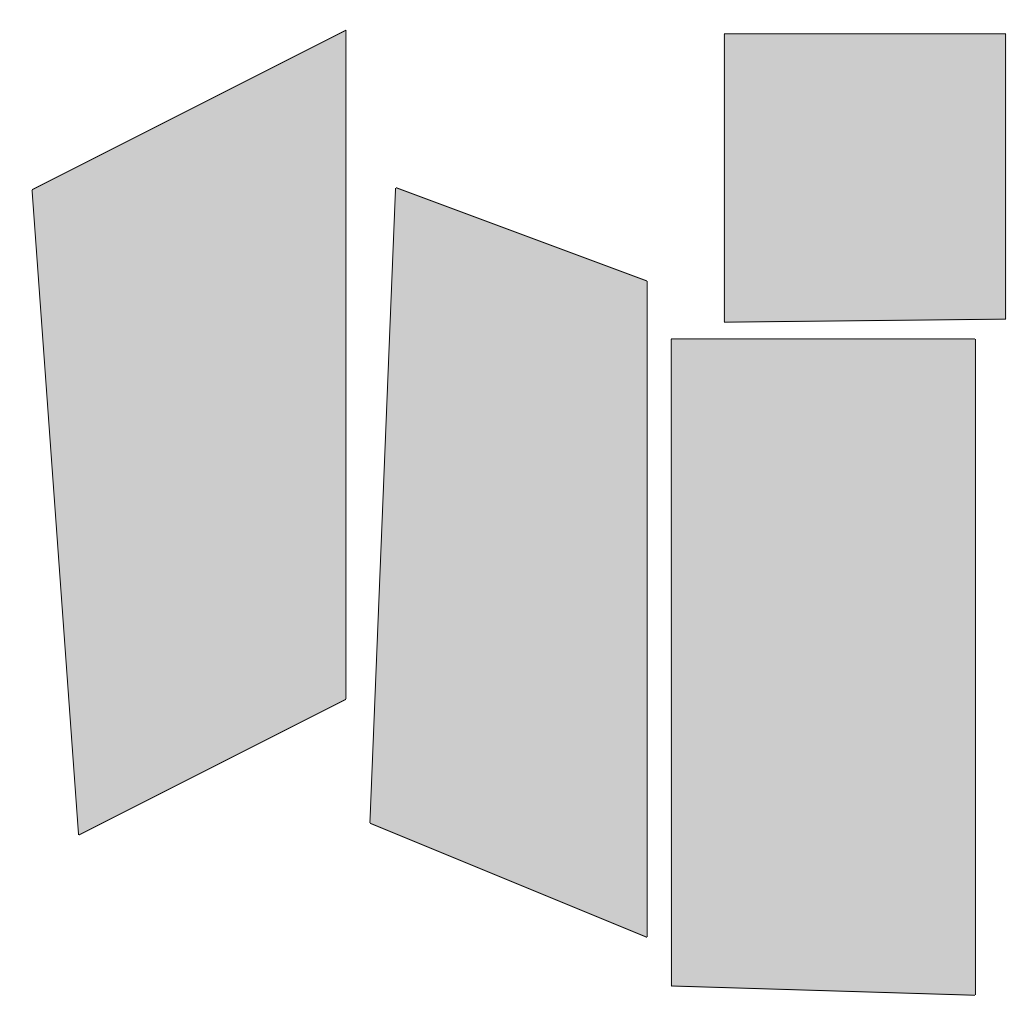
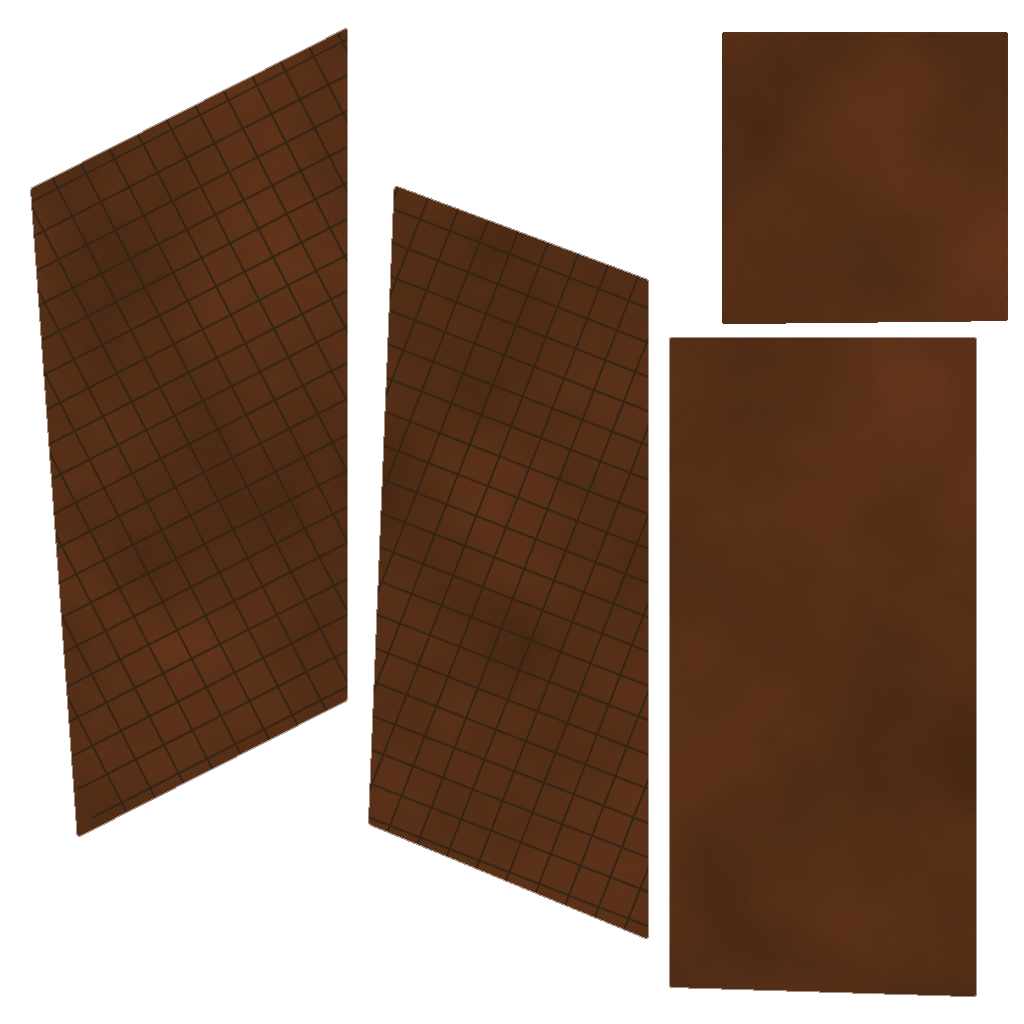
The second (1024, 1024) image is a revision of the first. Changes to its layers:
added layer "UV Layout copy" above "Right Wall" over 30, 28, 1008, 997
added layer "Right Wall" above "Left Wall Brick" over 30, 28, 1008, 997
added layer "Left Wall Brick" above "Lines Horizontal" over 30, 28, 1008, 997
added layer "Layer 3" above "UV Layout" over 30, 28, 1008, 997
renamed "Layer 1" to "UV Layout", hid it over 31, 29, 1007, 996
removed layer "Layer 2" over 30, 28, 1008, 997
